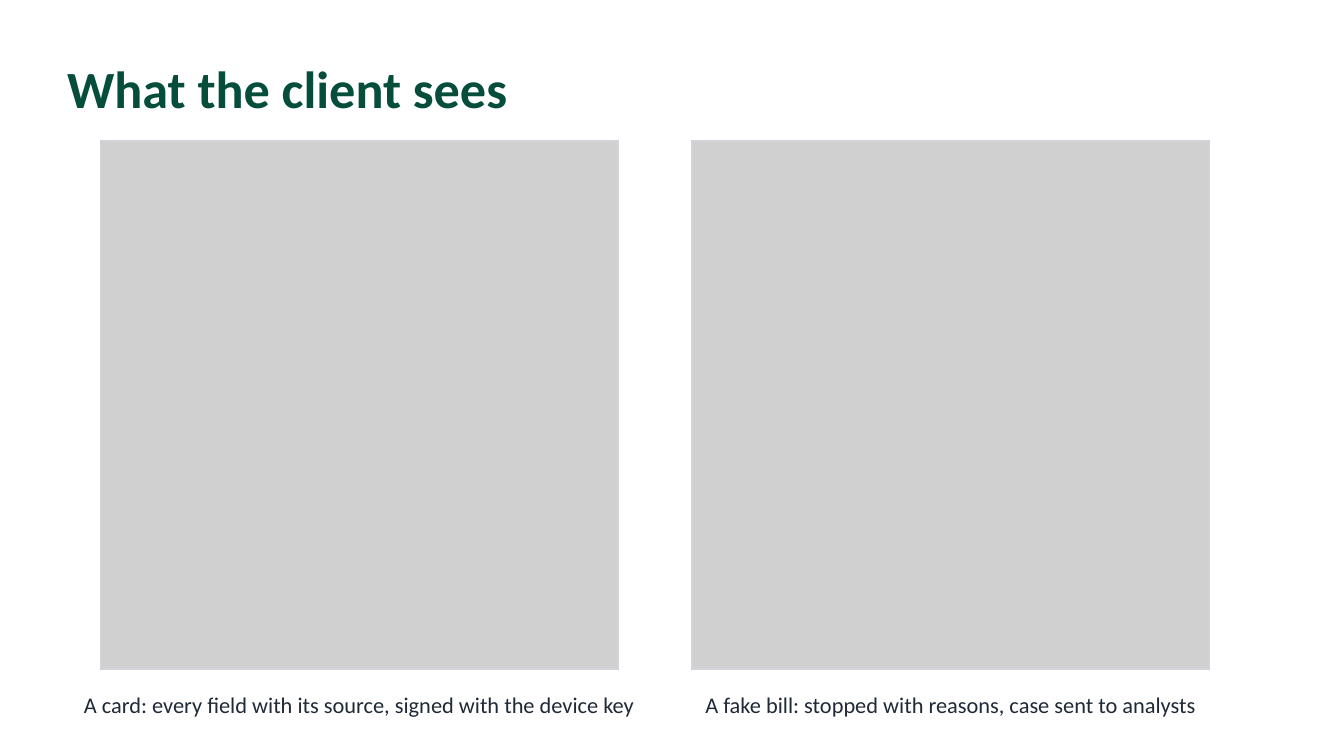
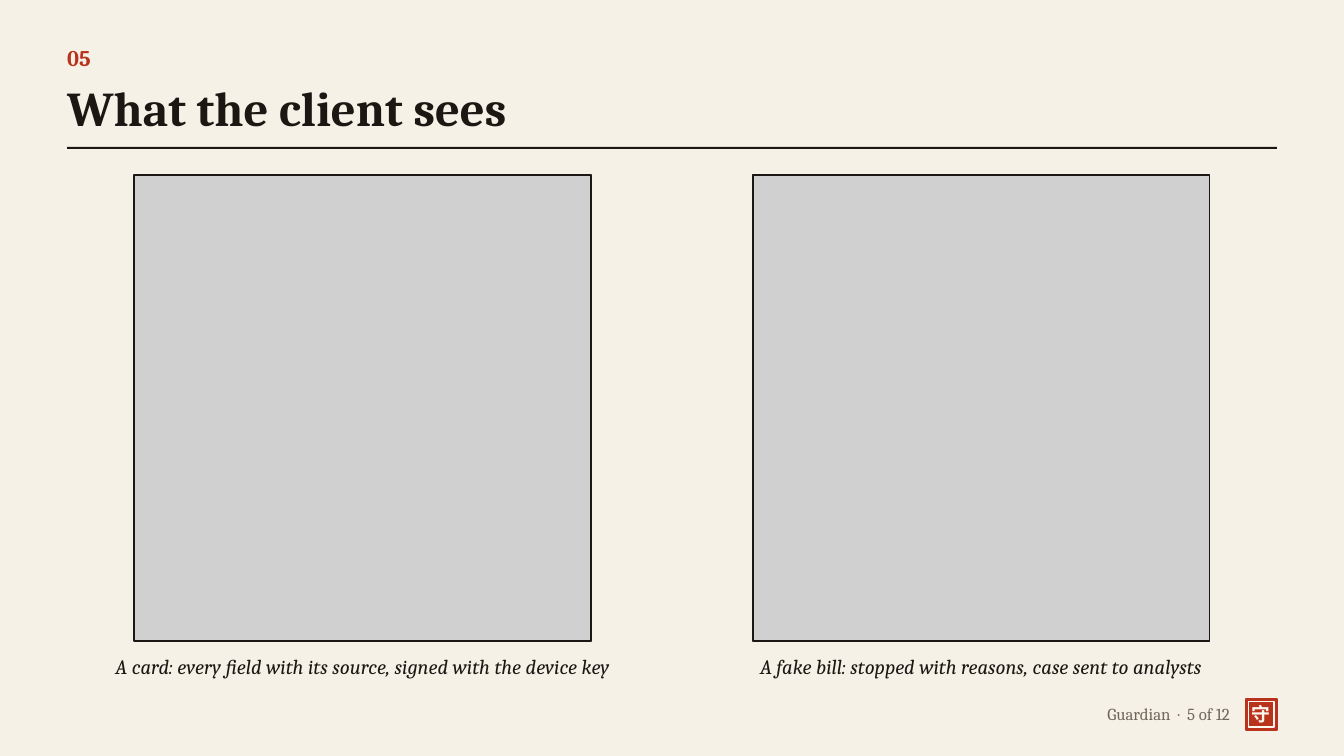
Before and after one commit to yourfavoriteself/ShenzhenFinTechathonTopicA, a slide deck: slide 5 of docs/presentation.pptx. Drawn at 1344x756 pixels with LibreOffice and Linux fonts; fonts in the diff are those of the drawing; grey boxes stand for pictures. Boxes give left, top, right and bottom in pixels: in the first picture for what was removed or moved away, otherwise in the second. Text is boxed around its words. In the diff, an @@ line names an element or a change of style, - is before the commit and + after.

Commit message:
Slides: new theme with numbered sections and ledger style figures

```diff
--- a/docs/presentation.pptx
+++ b/docs/presentation.pptx
@@ background #FFFFFF to #F6F1E7 @@
@@ text added at (67, 51, 91, 66), 12 pt, text #B8321C, bold @@
+05
@@ text "What the client sees": place and size @@
-text "What the client sees" at (67, 71, 507, 109)
+text "What the client sees" at (67, 92, 507, 127)
@@ text "What the client sees" at (67, 92, 507, 127): size 28 to 26 pt, font Calibri to Cambria, text colour #064E3B to #1B1712 @@
@@ line added from (67, 148) to (1277, 148), #1B1712 1 pt @@
@@ picture: place and size @@
-picture at (101, 141, 618, 669)
+picture at (134, 175, 591, 641)
@@ rectangle: place and size @@
-rectangle at (101, 141, 618, 669)
+rectangle at (134, 175, 591, 641)
@@ rectangle at (134, 175, 591, 641): outline #D1D5DB 0.75 pt to #1B1712 1 pt @@
@@ picture: place and size @@
-picture at (692, 141, 1210, 669)
+picture at (753, 175, 1210, 641)
@@ rectangle at (753, 175, 1210, 641): outline #D1D5DB 0.75 pt to #1B1712 1 pt @@
@@ rectangle: place and size @@
-rectangle at (692, 141, 1210, 669)
+rectangle at (753, 175, 1210, 641)
@@ text "A card: every field with ...": place and size @@
-text "A card: every field with ..." at (84, 697, 634, 717)
+text "A card: every field with ..." at (115, 659, 610, 679)
@@ text "A card: every field with ..." at (115, 659, 610, 679): size 12 to 11 pt, font Calibri to Cambria, text colour #1F2937 to #1B1712, italic on @@
@@ text "A fake bill: stopped with ..." at (760, 659, 1201, 679): size 12 to 11 pt, font Calibri to Cambria, text colour #1F2937 to #1B1712, italic on @@
@@ text "A fake bill: stopped with ...": place and size @@
-text "A fake bill: stopped with ..." at (705, 697, 1195, 717)
+text "A fake bill: stopped with ..." at (760, 659, 1201, 679)
@@ text added at (1107, 708, 1230, 720), 9 pt, text #6F675B @@
+Guardian · 5 of 12
@@ rectangle added at (1246, 699, 1277, 730), fill #B8321C, outline #B8321C 1 pt @@
@@ rectangle added at (1249, 702, 1274, 727), outline #FFF8EE 0.75 pt @@
@@ text added at (1252, 705, 1271, 727), 10.1 pt, text #FFF8EE, bold @@
+守
```
Also in this commit, not shown: 10 other slides changed, 1 slide added, 1 slide removed, 2 other files.
